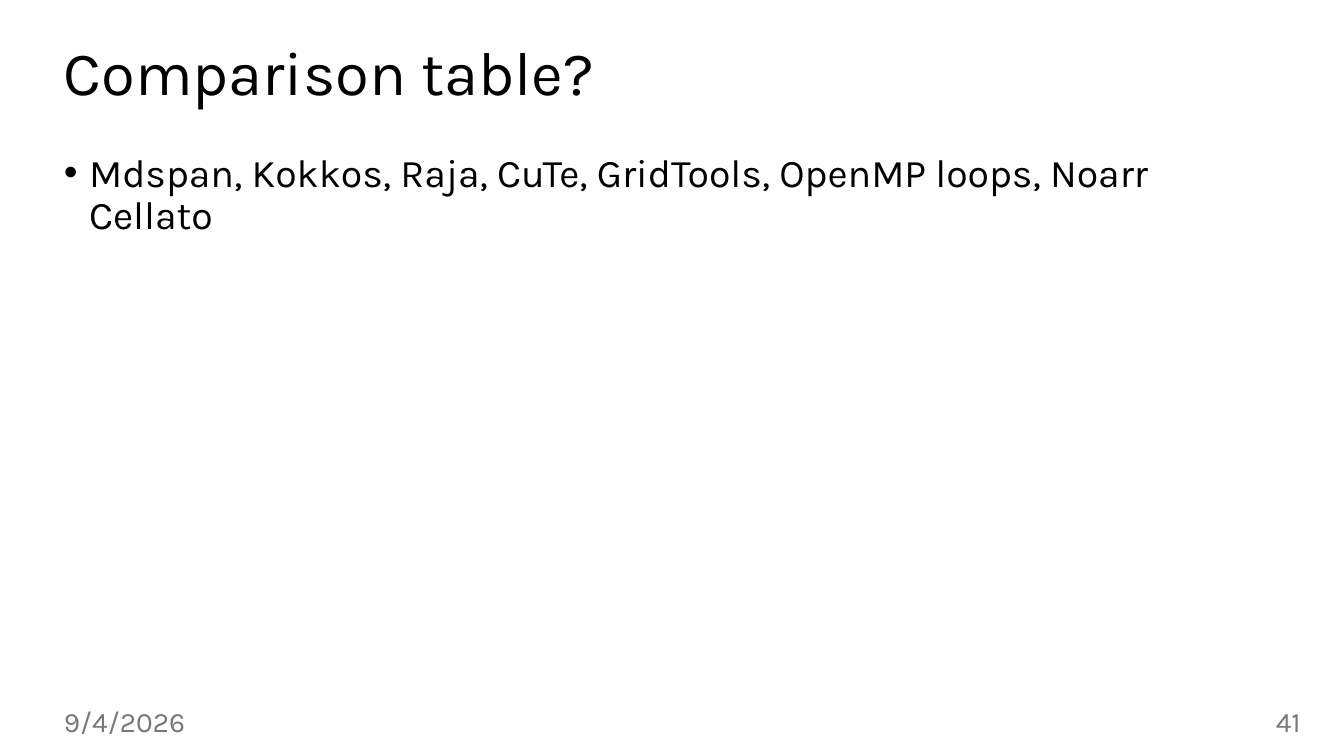
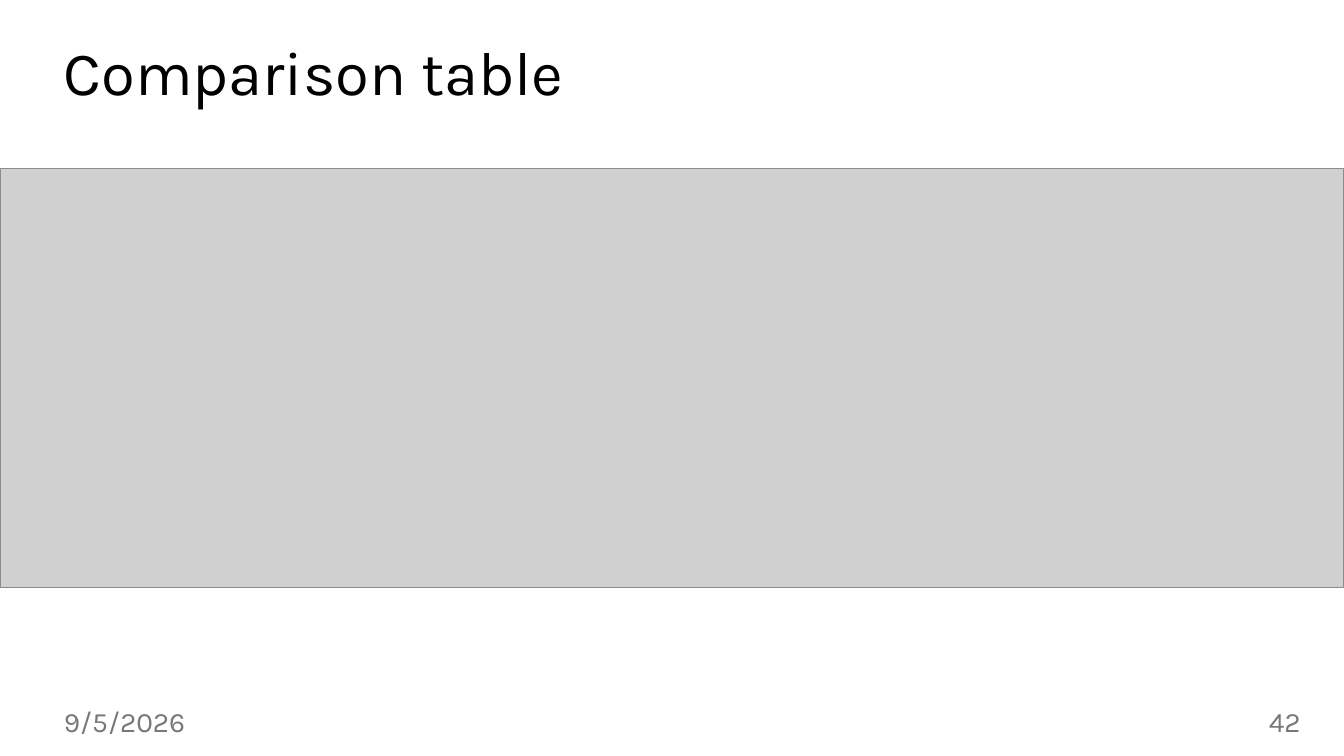
Before and after one commit to jiriklepl/phd-thesis, a slide deck: slide 42 of slides/Optimizing Memory Layouts and Traversal Orders in High-Performance Computing.pptx (slide 41 before the commit). Drawn at 1344x756 pixels with LibreOffice and Linux fonts; fonts in the diff are those of the drawing; grey boxes stand for pictures; background and template pictures are left out. Boxes give left, top, right and bottom in pixels: in the first picture for what was removed or moved away, otherwise in the second. Text is boxed around its words. In the diff, an @@ line names an element or a change of style, - is before the commit and + after.

```diff
--- a/slides/Optimizing Memory Layouts and Traversal Orders in High-Performance Computing.pptx
+++ b/slides/Optimizing Memory Layouts and Traversal Orders in High-Performance Computing.pptx
@@ title at [64,52,563,110]: text changed @@
-Comparison table?
+Comparison table
@@ picture added at [0,168,1344,587] @@
@@ text removed at [89,160,1148,230] @@
-• Mdspan, Kokkos, Raja, CuTe, GridTools, OpenMP loops, Noarr Cellato
@@ text at [64,711,185,734]: text changed @@
-9/4/2026
+9/5/2026
@@ page number at [1269,714,1301,732]: text changed @@
-41
+42
```
Also in this commit, not shown: 43 other slides changed, 2 slides added.
